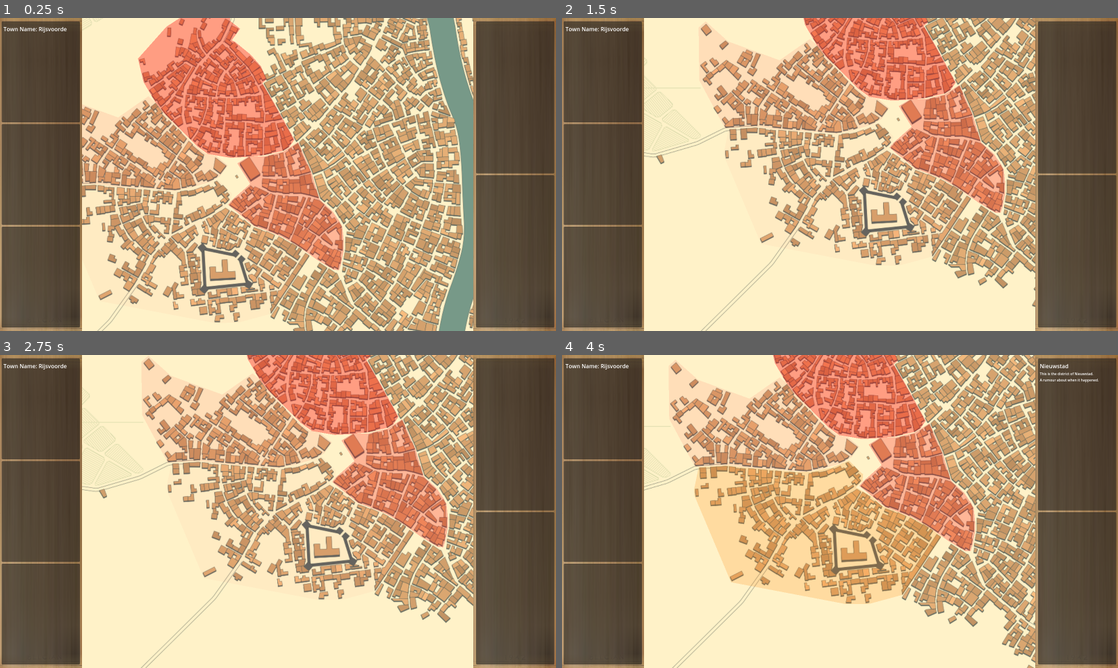
Above: before the commit, frames 1-4 (two rows, left to right).
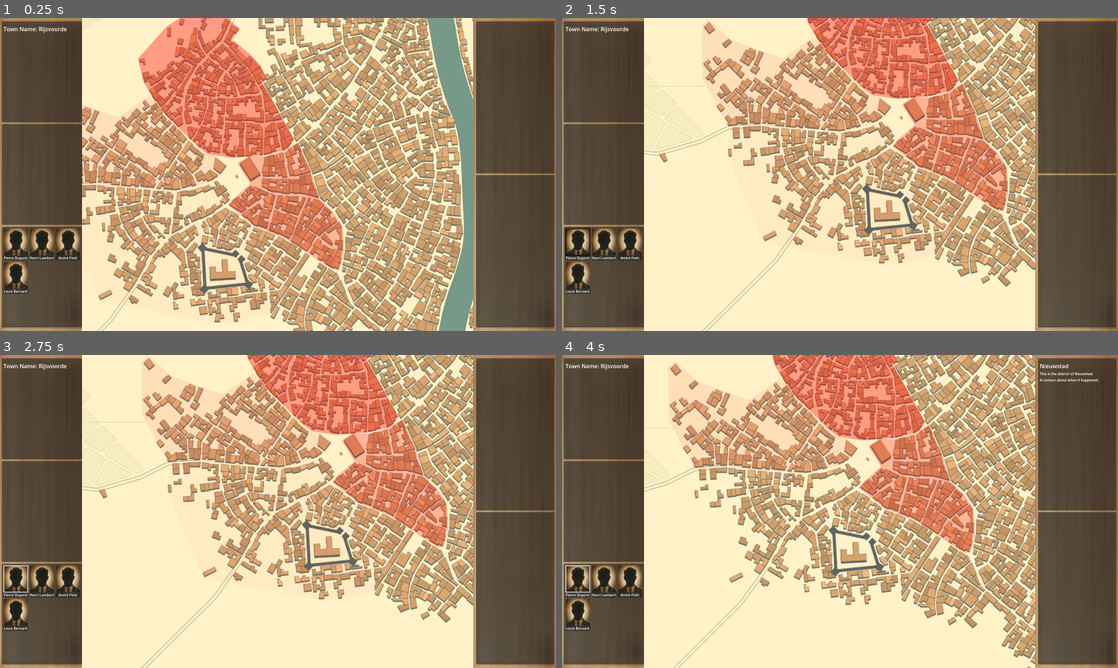
Above: after the commit, the same moments.

Repository: Stormwind-Gaming/stw-gogj-24
Game: Godot game, scene res://scenes/map.tscn
The game is run twice, just before and just after one commit, with the same random seed, the same clock (stepped at 60 frames per second) and the same inputs.
Inputs (mouse positions are in pixels of both pictures, inside the frame that each line leads up to):
- Up to frame 1 (0.25 s): no input
- Up to frame 2 (1.5 s): click (578, 243) at 0.52 s; click (578, 243) at 1.27 s
- Up to frame 3 (2.75 s): click (16, 580) at 2.02 s
- Up to frame 4 (4 s): move the mouse to (962, 495) at 2.77 s; click (962, 495) at 2.92 s; move the mouse to (728, 527) at 3.52 s; click (728, 527) at 3.67 s

The runs differ from the first frame. In frame 1, 1.9% of the frame differs, in the area x 0-15%, y 1-99%; in frame 2, 28%; in frame 3, 1.9%; in frame 4, 30%, in the area x 0-86%, y 0-100%.

Commit message:
feat: improved camera movement feat: agent selection boxes feat: better district selection logic feat: PoI selection logic

Diff:
--- a/scenes/districts/district_c.tscn
+++ b/scenes/districts/district_c.tscn
@@ -1,8 +1,9 @@
-[gd_scene load_steps=4 format=3 uid="uid://cdhfja2nolmpl"]
+[gd_scene load_steps=5 format=3 uid="uid://cdhfja2nolmpl"]
 
 [ext_resource type="Script" path="res://scripts/district.gd" id="1_segdj"]
 [ext_resource type="Texture2D" uid="uid://cuyfkmlgcpdhb" path="res://assets/city.svg" id="2_gyqnt"]
 [ext_resource type="PackedScene" uid="uid://bue8o2mrnetun" path="res://scenes/pois/poi_static.tscn" id="3_bhahb"]
+[ext_resource type="PackedScene" uid="uid://b8whiyhmyjogs" path="res://scenes/pois/poi_variable.tscn" id="4_ouxf6"]
 
 [node name="District_C" type="Area2D"]
 script = ExtResource("1_segdj")
@@ -22,12 +23,28 @@
 position = Vector2(841, 545)
 
 [node name="pois" type="Node2D" parent="."]
-visible = false
 
 [node name="Poi_Static" parent="pois" instance=ExtResource("3_bhahb")]
-position = Vector2(745, 498)
 poi_static_name = "Cathedral"
 poi_static_description = "This is the PoI of the Cathedral"
+
+[node name="CollisionPolygon2D" type="CollisionPolygon2D" parent="pois/Poi_Static"]
+polygon = PackedVector2Array(691, 417, 717, 400, 748, 447, 722, 465)
+
+[node name="Poi_Variable" parent="pois" instance=ExtResource("4_ouxf6")]
+
+[node name="CollisionPolygon2D" type="CollisionPolygon2D" parent="pois/Poi_Variable"]
+polygon = PackedVector2Array(759, 424, 775, 424, 774, 398, 761, 401)
+
+[node name="Poi_Variable2" parent="pois" instance=ExtResource("4_ouxf6")]
+
+[node name="CollisionPolygon2D" type="CollisionPolygon2D" parent="pois/Poi_Variable2"]
+polygon = PackedVector2Array(775, 424, 790, 424, 788, 394, 774, 397)
+
+[node name="Poi_Variable3" parent="pois" instance=ExtResource("4_ouxf6")]
+
+[node name="CollisionPolygon2D" type="CollisionPolygon2D" parent="pois/Poi_Variable3"]
+polygon = PackedVector2Array(770, 490, 754, 483, 756, 462, 776, 462)
 
 [connection signal="input_event" from="." to="." method="_on_input_event"]
 [connection signal="mouse_entered" from="." to="." method="_on_mouse_entered"]
--- a/scenes/districts/district_cw.tscn
+++ b/scenes/districts/district_cw.tscn
@@ -1,8 +1,7 @@
-[gd_scene load_steps=4 format=3 uid="uid://dpqgqrfoqchlu"]
+[gd_scene load_steps=3 format=3 uid="uid://dpqgqrfoqchlu"]
 
 [ext_resource type="Script" path="res://scripts/district.gd" id="1_0s8ny"]
 [ext_resource type="Texture2D" uid="uid://cuyfkmlgcpdhb" path="res://assets/city.svg" id="2_yncyt"]
-[ext_resource type="PackedScene" uid="uid://bue8o2mrnetun" path="res://scenes/pois/poi_static.tscn" id="3_qy0x6"]
 
 [node name="District_CW" type="Area2D"]
 script = ExtResource("1_0s8ny")
@@ -24,11 +23,6 @@
 [node name="pois" type="Node2D" parent="."]
 visible = false
 
-[node name="Poi_Static" parent="pois" instance=ExtResource("3_qy0x6")]
-position = Vector2(745, 498)
-poi_static_name = "Cathedral"
-poi_static_description = "This is the PoI of the Cathedral"
-
 [connection signal="input_event" from="." to="." method="_on_input_event"]
 [connection signal="mouse_entered" from="." to="." method="_on_mouse_entered"]
 [connection signal="mouse_exited" from="." to="." method="_on_mouse_exited"]
--- a/scenes/districts/district_n.tscn
+++ b/scenes/districts/district_n.tscn
@@ -1,8 +1,7 @@
-[gd_scene load_steps=4 format=3 uid="uid://b1vvls3nbthm6"]
+[gd_scene load_steps=3 format=3 uid="uid://b1vvls3nbthm6"]
 
 [ext_resource type="Script" path="res://scripts/district.gd" id="1_epqjp"]
 [ext_resource type="Texture2D" uid="uid://cuyfkmlgcpdhb" path="res://assets/city.svg" id="2_3kiu6"]
-[ext_resource type="PackedScene" uid="uid://bue8o2mrnetun" path="res://scenes/pois/poi_static.tscn" id="3_q2x2d"]
 
 [node name="District_N" type="Area2D"]
 script = ExtResource("1_epqjp")
@@ -24,11 +23,6 @@
 [node name="pois" type="Node2D" parent="."]
 visible = false
 
-[node name="Poi_Static" parent="pois" instance=ExtResource("3_q2x2d")]
-position = Vector2(745, 498)
-poi_static_name = "Cathedral"
-poi_static_description = "This is the PoI of the Cathedral"
-
 [connection signal="input_event" from="." to="." method="_on_input_event"]
 [connection signal="mouse_entered" from="." to="." method="_on_mouse_entered"]
 [connection signal="mouse_exited" from="." to="." method="_on_mouse_exited"]
--- a/scenes/districts/district_sw.tscn
+++ b/scenes/districts/district_sw.tscn
@@ -1,8 +1,7 @@
-[gd_scene load_steps=4 format=3 uid="uid://bnshi2p8ra26w"]
+[gd_scene load_steps=3 format=3 uid="uid://bnshi2p8ra26w"]
 
 [ext_resource type="Script" path="res://scripts/district.gd" id="1_cj7mk"]
 [ext_resource type="Texture2D" uid="uid://cuyfkmlgcpdhb" path="res://assets/city.svg" id="2_e87vd"]
-[ext_resource type="PackedScene" uid="uid://bue8o2mrnetun" path="res://scenes/pois/poi_static.tscn" id="3_i5b2o"]
 
 [node name="District_SW" type="Area2D"]
 script = ExtResource("1_cj7mk")
@@ -24,11 +23,6 @@
 [node name="pois" type="Node2D" parent="."]
 visible = false
 
-[node name="Poi_Static" parent="pois" instance=ExtResource("3_i5b2o")]
-position = Vector2(745, 498)
-poi_static_name = "Cathedral"
-poi_static_description = "This is the PoI of the Cathedral"
-
 [connection signal="input_event" from="." to="." method="_on_input_event"]
 [connection signal="mouse_entered" from="." to="." method="_on_mouse_entered"]
 [connection signal="mouse_exited" from="." to="." method="_on_mouse_exited"]
--- a/scenes/gui/agent_card.tscn
+++ b/scenes/gui/agent_card.tscn
@@ -1,57 +1,53 @@
-[gd_scene load_steps=2 format=3 uid="uid://f8r2x5qewklh"]
+[gd_scene load_steps=5 format=3 uid="uid://f8r2x5qewklh"]
 
-[ext_resource type="Texture2D" uid="uid://0c5fio417yyg" path="res://assets/agent_profile.png" id="1_ubuht"]
+[ext_resource type="Script" path="res://scripts/gui/agent_card.gd" id="1_dtlic"]
+[ext_resource type="Texture2D" uid="uid://r8gpng3t2o2n" path="res://assets/agent_profile_71_w.png" id="3_cbmfa"]
+[ext_resource type="Texture2D" uid="uid://vmb13yddjaj5" path="res://assets/agent_profile_71.png" id="4_eqpp8"]
+[ext_resource type="Texture2D" uid="uid://luajg7d1mys0" path="res://assets/agent_profile_71_b.png" id="4_n0xgr"]
 
-[node name="AgentCard" type="Control"]
-layout_mode = 3
-anchors_preset = 0
-
-[node name="PanelContainer" type="PanelContainer" parent="."]
-layout_mode = 1
+[node name="AgentCard" type="PanelContainer"]
 anchors_preset = 8
 anchor_left = 0.5
 anchor_top = 0.5
 anchor_right = 0.5
 anchor_bottom = 0.5
-offset_left = -114.5
-offset_top = -125.0
-offset_right = 114.5
-offset_bottom = 125.0
+offset_left = -25.0
+offset_top = -27.5
+offset_right = 25.0
+offset_bottom = 27.5
 grow_horizontal = 2
 grow_vertical = 2
+size_flags_horizontal = 3
+script = ExtResource("1_dtlic")
 
-[node name="MarginContainer" type="MarginContainer" parent="PanelContainer"]
-layout_mode = 2
-size_flags_horizontal = 4
-size_flags_vertical = 4
-theme_override_constants/margin_left = 5
-theme_override_constants/margin_top = 5
-theme_override_constants/margin_right = 5
-theme_override_constants/margin_bottom = 5
-
-[node name="VBoxContainer" type="VBoxContainer" parent="PanelContainer/MarginContainer"]
+[node name="MarginContainer" type="MarginContainer" parent="."]
 layout_mode = 2
 
-[node name="TextureRect" type="TextureRect" parent="PanelContainer/MarginContainer/VBoxContainer"]
+[node name="VBoxContainer" type="VBoxContainer" parent="MarginContainer"]
 layout_mode = 2
-texture = ExtResource("1_ubuht")
+theme_override_constants/separation = 0
 
-[node name="HSeparator" type="HSeparator" parent="PanelContainer/MarginContainer/VBoxContainer"]
+[node name="TextureButton" type="TextureButton" parent="MarginContainer/VBoxContainer"]
 layout_mode = 2
+toggle_mode = true
+texture_normal = ExtResource("4_eqpp8")
+texture_pressed = ExtResource("3_cbmfa")
+texture_hover = ExtResource("4_n0xgr")
+texture_disabled = ExtResource("4_eqpp8")
+stretch_mode = 5
 
-[node name="Label" type="Label" parent="PanelContainer/MarginContainer/VBoxContainer"]
+[node name="TextureRect" type="TextureRect" parent="MarginContainer/VBoxContainer"]
+visible = false
 layout_mode = 2
-text = "Name"
+size_flags_vertical = 3
+texture = ExtResource("4_eqpp8")
+expand_mode = 5
+stretch_mode = 5
 
-[node name="Label2" type="Label" parent="PanelContainer/MarginContainer/VBoxContainer"]
+[node name="Label" type="Label" parent="MarginContainer/VBoxContainer"]
+custom_minimum_size = Vector2(10, 10)
 layout_mode = 2
-text = "Age"
-
-[node name="Label3" type="Label" parent="PanelContainer/MarginContainer/VBoxContainer"]
-layout_mode = 2
-text = "Assignment"
-
-[node name="Label4" type="Label" parent="PanelContainer/MarginContainer/VBoxContainer"]
-layout_mode = 2
-text = "Blah
-"
+theme_override_font_sizes/font_size = 10
+text = "<Name>"
+horizontal_alignment = 1
+autowrap_mode = 2
--- a/scenes/gui/map_panel_left.tscn
+++ b/scenes/gui/map_panel_left.tscn
@@ -56,3 +56,14 @@
 layout_mode = 2
 size_flags_horizontal = 3
 size_flags_vertical = 3
+
+[node name="MarginContainer" type="MarginContainer" parent="MarginContainer/LeftVBoxContainer/PanelContainer2"]
+layout_mode = 2
+theme_override_constants/margin_left = 5
+theme_override_constants/margin_top = 5
+theme_override_constants/margin_right = 5
+theme_override_constants/margin_bottom = 5
+
+[node name="GridContainer" type="GridContainer" parent="MarginContainer/LeftVBoxContainer/PanelContainer2/MarginContainer"]
+layout_mode = 2
+columns = 3
--- a/scenes/map.tscn
+++ b/scenes/map.tscn
@@ -2,24 +2,20 @@
 
 [ext_resource type="Script" path="res://scripts/map.gd" id="1_ppup2"]
 [ext_resource type="Texture2D" uid="uid://cuyfkmlgcpdhb" path="res://assets/city.svg" id="2_b3fwo"]
-[ext_resource type="Script" path="res://scripts/map_background.gd" id="3_p1mv1"]
 [ext_resource type="Texture2D" uid="uid://cymt3ntm6bmk0" path="res://assets/map_panels.png" id="4_k5atg"]
 [ext_resource type="PackedScene" uid="uid://bx5tric4sp02h" path="res://scenes/gui/map_panel_left.tscn" id="4_yt3a5"]
 [ext_resource type="PackedScene" uid="uid://krwk7aduwjom" path="res://scenes/gui/map_panel_right.tscn" id="5_dgovt"]
-[ext_resource type="PackedScene" path="res://scenes/districts/district_n.tscn" id="5_ony1k"]
-[ext_resource type="PackedScene" path="res://scenes/districts/district_c.tscn" id="6_5acc7"]
+[ext_resource type="PackedScene" uid="uid://b1vvls3nbthm6" path="res://scenes/districts/district_n.tscn" id="5_ony1k"]
+[ext_resource type="PackedScene" uid="uid://cdhfja2nolmpl" path="res://scenes/districts/district_c.tscn" id="6_5acc7"]
 [ext_resource type="PackedScene" uid="uid://bnshi2p8ra26w" path="res://scenes/districts/district_sw.tscn" id="7_dde3t"]
-[ext_resource type="PackedScene" path="res://scenes/districts/district_cw.tscn" id="9_jaoy6"]
+[ext_resource type="Script" path="res://scripts/camera.gd" id="7_f0cgf"]
+[ext_resource type="PackedScene" uid="uid://dpqgqrfoqchlu" path="res://scenes/districts/district_cw.tscn" id="9_jaoy6"]
 
-[node name="Map" type="Node2D" node_paths=PackedStringArray("district_N", "district_C_W", "district_C", "district_S_W")]
+[node name="Map" type="Node2D" node_paths=PackedStringArray("districts")]
 script = ExtResource("1_ppup2")
-district_N = NodePath("Node2D/Districts/District_N")
-district_C_W = NodePath("Node2D/Districts/District_CW")
-district_C = NodePath("Node2D/Districts/District_C")
-district_S_W = NodePath("Node2D/Districts/District_SW")
+districts = [NodePath("Node2D/Districts/District_CW"), NodePath("Node2D/Districts/District_N"), NodePath("Node2D/Districts/District_C"), NodePath("Node2D/Districts/District_SW")]
 
 [node name="Node2D" type="Node2D" parent="."]
-script = ExtResource("3_p1mv1")
 
 [node name="map_background" type="Sprite2D" parent="Node2D"]
 position = Vector2(800, 450)
@@ -36,11 +32,17 @@
 
 [node name="District_SW" parent="Node2D/Districts" instance=ExtResource("7_dde3t")]
 
-[node name="map_panels" type="Sprite2D" parent="."]
+[node name="Camera2D" type="Camera2D" parent="."]
+anchor_mode = 0
+position_smoothing_enabled = true
+position_smoothing_speed = 4.0
+script = ExtResource("7_f0cgf")
+
+[node name="CanvasLayer" type="CanvasLayer" parent="."]
+
+[node name="map_panels" type="Sprite2D" parent="CanvasLayer"]
 texture = ExtResource("4_k5atg")
 centered = false
-
-[node name="CanvasLayer" type="CanvasLayer" parent="."]
 
 [node name="Map_Panel_Left" parent="CanvasLayer" instance=ExtResource("4_yt3a5")]
 
--- a/scenes/pois/poi_static.tscn
+++ b/scenes/pois/poi_static.tscn
@@ -1,21 +1,19 @@
-[gd_scene load_steps=4 format=3 uid="uid://bue8o2mrnetun"]
+[gd_scene load_steps=3 format=3 uid="uid://bue8o2mrnetun"]
 
 [ext_resource type="Script" path="res://scripts/pois/poi_static.gd" id="1_okdc4"]
 [ext_resource type="Texture2D" uid="uid://dniextr4kn1uv" path="res://assets/PoI.png" id="2_lxyk4"]
-
-[sub_resource type="CircleShape2D" id="CircleShape2D_u01j8"]
-radius = 20.2237
 
 [node name="Poi_Static" type="Area2D"]
 top_level = true
 script = ExtResource("1_okdc4")
 
 [node name="Sprite2D" type="Sprite2D" parent="."]
+visible = false
 scale = Vector2(0.3, 0.3)
 texture = ExtResource("2_lxyk4")
 
-[node name="CollisionShape2D" type="CollisionShape2D" parent="."]
-shape = SubResource("CircleShape2D_u01j8")
+[node name="Polygon2D" type="Polygon2D" parent="."]
+top_level = true
 
 [connection signal="mouse_entered" from="." to="." method="_on_mouse_entered"]
 [connection signal="mouse_exited" from="." to="." method="_on_mouse_exited"]
--- a/scenes/pois/poi_variable.tscn
+++ b/scenes/pois/poi_variable.tscn
@@ -1,20 +1,19 @@
-[gd_scene load_steps=4 format=3 uid="uid://b8whiyhmyjogs"]
+[gd_scene load_steps=3 format=3 uid="uid://b8whiyhmyjogs"]
 
-[ext_resource type="Script" path="res://scripts/poi.gd" id="1_dl23m"]
+[ext_resource type="Script" path="res://scripts/pois/poi.gd" id="1_dl23m"]
 [ext_resource type="Texture2D" uid="uid://dniextr4kn1uv" path="res://assets/PoI.png" id="2_20hx0"]
 
-[sub_resource type="CircleShape2D" id="CircleShape2D_u01j8"]
-radius = 20.2237
-
-[node name="Poi" type="Area2D"]
+[node name="Poi_Variable" type="Area2D"]
+top_level = true
 script = ExtResource("1_dl23m")
 
 [node name="Sprite2D" type="Sprite2D" parent="."]
+visible = false
 scale = Vector2(0.3, 0.3)
 texture = ExtResource("2_20hx0")
 
-[node name="CollisionShape2D" type="CollisionShape2D" parent="."]
-shape = SubResource("CircleShape2D_u01j8")
+[node name="Polygon2D" type="Polygon2D" parent="."]
+top_level = true
 
 [connection signal="mouse_entered" from="." to="." method="_on_mouse_entered"]
 [connection signal="mouse_exited" from="." to="." method="_on_mouse_exited"]
--- a/scripts/map_background.gd
+++ b/scripts/camera.gd
@@ -1,10 +1,9 @@
 extends Node2D
 
-@export var parallax_strength_x: float = -400.0  # Strength of the parallax effect in the x direction
-@export var parallax_strength_y: float = -400.0  # Strength of the parallax effect in the y direction
+@export var parallax_strength_x: float = 400.0  # Strength of the parallax effect in the x direction
+@export var parallax_strength_y: float = 400.0  # Strength of the parallax effect in the y direction
 @export var max_offset_x: float = 300.0  # Maximum distance the image can move horizontally
 @export var max_offset_y: float = 300.0  # Maximum distance the image can move vertically
-@export var lerp_speed: float = 3.0  # Smoothing speed for the lerp
 
 var enabled: bool = true
 
@@ -36,5 +35,11 @@
 		target_position.y = initial_position.y + target_y
 
 		# Smoothly move the position towards the target position using lerp
-		position.x = lerp(position.x, target_position.x, lerp_speed * delta)
-		position.y = lerp(position.y, target_position.y, lerp_speed * delta)
+		position.x = target_position.x
+		position.y = target_position.y
+		# position.x = lerp(position.x, target_position.x, lerp_speed * delta)
+		# position.y = lerp(position.y, target_position.y, lerp_speed * delta)
+	else:
+		var point_to_focus_on = get_parent().district_focused.get_district_centerpoint() - Vector2(800, 450)
+		if self.position.distance_to(point_to_focus_on) > 1:
+			position = point_to_focus_on
--- a/scripts/characters/character.gd
+++ b/scripts/characters/character.gd
@@ -5,9 +5,14 @@
 var first_name: String
 var last_name: String
 
+var sympathy: float = 50 # 0-100
+
 func _init(first_name: String, last_name: String):
 
 	self.first_name = first_name
 	self.last_name = last_name
 
-	GlobalRegistry.register_object('characters', self.first_name + ' ' + self.last_name, self)
+	GlobalRegistry.register_object(GlobalRegistry.Registry_Category.CHARACTER, self, self.first_name + ' ' + self.last_name)
+
+func get_full_name() -> String:
+	return first_name + ' ' + last_name
--- a/scripts/characters/character_factory.gd
+++ b/scripts/characters/character_factory.gd
@@ -1,5 +1,4 @@
 extends Object
-
 class_name CharacterFactory
 
 static func generate_random_name() -> Dictionary:
--- a/scripts/district.gd
+++ b/scripts/district.gd
@@ -10,7 +10,7 @@
 var pois: Array[PointOfInterest] = []
 
 # Colors for normal and highlight states
-var normal_color = Color(0, 0, 0, 0) # No color
+var no_color = Color(0, 0, 0, 0) # No color
 var highlight_color = Color(1, 0.5, 0, 0.2) # Orange color
 # Red color for heat
 var heat_color = Color(1, 0, 0, 0.0)
@@ -39,6 +39,7 @@
 	for poi in pois:
 		poi.connect("poi_hovered", _on_poi_hovered)
 		poi.connect("poi_unhovered", _on_poi_unhovered)
+		poi.setup_poi()
 
 #region District
 
@@ -68,6 +69,8 @@
 func remove_highlight_color() -> void:
 	$Polygon2D.color = heat_color
 
+func set_focus_color() -> void:
+	$Polygon2D.color = no_color
 #endregion District
 
 #region POIs
--- a/scripts/global_registry.gd
+++ b/scripts/global_registry.gd
@@ -42,27 +42,34 @@
 	GlobalRegistry.unregister_object("characters", character_name)
 """
 
+enum Registry_Category {
+	CHARACTER,
+	DISTRICT,
+	POI,
+	INTEL,
+}
+
 var registered_objects = {}
 
-func register_object(category: String, obj: Object, name = null) -> String:
+func register_object(category: Registry_Category, obj: Object, object_name = null) -> String:
 	if category not in registered_objects:
 		registered_objects[category] = {}
 
 	# Generate a random name if not provided
-	if name == null:
-		name = str(randf_range(0, 1000000))  # Generates a random number as a name
-	registered_objects[category][name] = obj
+	if object_name == null:
+		object_name = str(randi())  # Generates a random number as a name
+	registered_objects[category][object_name] = obj
 
-	return name
+	return object_name
 
-func get_object(category: String, name: String) -> Object:
-	return registered_objects.get(category, {}).get(name, null)
+func get_object(category: Registry_Category, object_name: String) -> Object:
+	return registered_objects.get(category, {}).get(object_name, null)
 
-func get_all_objects(category: String) -> Dictionary:
+func get_all_objects(category: Registry_Category) -> Dictionary:
 	return registered_objects.get(category, {})
 
-func unregister_object(category: String, name: String) -> void:
+func unregister_object(category: Registry_Category, object_name: String) -> void:
 	if category in registered_objects:
-		registered_objects[category].erase(name)
+		registered_objects[category].erase(object_name)
 		if registered_objects[category].empty():
 			registered_objects.erase(category)
--- a/scripts/globals.gd
+++ b/scripts/globals.gd
@@ -1,4 +1,6 @@
 extends Node
+
+var agent_card_scene = preload("res://scenes/gui/agent_card.tscn")
 
 var load_csvs = {
 	"town_names": "res://data/town_names.csv",
--- /dev/null
+++ b/scripts/gui/agent_card.gd
@@ -0,0 +1,7 @@
+extends PanelContainer
+
+var character_id: String
+var character_name: String
+
+func _ready():
+	$MarginContainer/VBoxContainer/Label.text = character_name
--- a/scripts/gui/map_panel_left.gd
+++ b/scripts/gui/map_panel_left.gd
@@ -2,3 +2,11 @@
 
 func set_town_name(town_name) -> void:
 	$MarginContainer/LeftVBoxContainer/PanelContainer/MarginContainer/VBoxContainer/TownName.text = "Town Name: " + town_name
+
+func add_character_card(character_id: String) -> void:
+	# get character from store
+	var local_character = GlobalRegistry.get_object(GlobalRegistry.Registry_Category.CHARACTER, character_id)
+	var agent_card = Globals.agent_card_scene.instantiate()
+	agent_card.character_id = character_id
+	agent_card.character_name = local_character.get_full_name()
+	$MarginContainer/LeftVBoxContainer/PanelContainer2/MarginContainer/GridContainer.add_child(agent_card)
--- a/scripts/intel/intel.gd
+++ b/scripts/intel/intel.gd
@@ -14,7 +14,7 @@
 	self.type = type
 	self.description = description
 
-	GlobalRegistry.register_object('intel', self)
+	GlobalRegistry.register_object(GlobalRegistry.Registry_Category.INTEL, self)
 
 
 func gather():
--- a/scripts/map.gd
+++ b/scripts/map.gd
@@ -3,10 +3,7 @@
 
 var town_name = ""
 
-@export var district_N: District
-@export var district_C_W: District
-@export var district_C: District
-@export var district_S_W: District
+@export var districts: Array[District] = []
 
 var district_focused: District = null
 
@@ -14,19 +11,14 @@
 	town_name = Globals.town_names[randi() % Globals.town_names.size()]
 	$CanvasLayer/Map_Panel_Left.set_town_name(town_name)
 
-	# set the district details
-	_set_district_details(district_N)
-	_set_district_details(district_C)
-	_set_district_details(district_C_W)
-	_set_district_details(district_S_W)
+	# _set_district_details on all districts
+	for district in districts:
+		_set_district_details(district)
 
-func _process(delta: float) -> void:
-	if district_focused != null:
-		var point_to_focus_on = Vector2(800, 450) - district_focused.get_district_centerpoint()
-		if $Node2D.position.distance_to(point_to_focus_on) > 1:
-			# Smoothly move the position towards the target position using lerp
-			$Node2D.position.x = lerp($Node2D.position.x, point_to_focus_on.x, 4 * delta)
-			$Node2D.position.y = lerp($Node2D.position.y, point_to_focus_on.y, 4 * delta)
+	# add 4 characters
+	for i in range(4):
+		var character = GlobalRegistry.register_object(GlobalRegistry.Registry_Category.CHARACTER, CharacterFactory.create_character())
+		$CanvasLayer/Map_Panel_Left.add_character_card(character)
 
 #region Districts
 
@@ -37,7 +29,7 @@
 	var district_description = "This is the district of " + district_name + "."
 
 	# Generate a random rumour
-	var rumour:Intel = IntelFactory.create_rumour(25,25,25,25)
+	var rumour: Intel = IntelFactory.create_rumour(25,25,25,25)
 
 	district.set_district_details(district_name, district_description, rumour.description)
 
@@ -53,18 +45,25 @@
 		district.set_highlight_color()
 
 func _on_district_unhovered(district: District) -> void:
+	# remove highlight color if not focused
 	if district_focused == null:
 		district.remove_highlight_color()
 
 func _on_district_clicked(district: District) -> void:
 	if district_focused != null:
 		district_focused = null
-		$Node2D.enabled = true
+		$Camera2D.enabled = true
+		district.set_highlight_color()
+
 		return
 
-	$Node2D.enabled = false
+	for d in districts:
+		d.remove_highlight_color()
+
+	district.set_focus_color()
+
+	$Camera2D.enabled = false
 	district_focused = district
-
 
 func _on_poi_hovered(poi: PointOfInterest) -> void:
 	$CanvasLayer/Map_Panel_Right.set_poi_details(poi)
--- a/scripts/pois/poi.gd
+++ b/scripts/pois/poi.gd
@@ -5,14 +5,16 @@
 var poi_description: String = ""
 
 # Variables for scale animation
-var normal_scale = Vector2(0.3, 0.3)
-var hover_scale = Vector2(0.4, 0.4)  # Slightly larger scale
+var no_color = Color(0, 0, 0, 0) # No color
+var highlight_color = Color(1, 1, 1, 0.5) # Orange color
 
 signal poi_hovered
 signal poi_unhovered
 
-func _ready():
-	$Sprite2D.scale = normal_scale
+func setup_poi():
+	$Polygon2D.position = self.get_global_position()
+	$Polygon2D.polygon = $CollisionPolygon2D.polygon
+	$Polygon2D.color = no_color
 
 func set_poi_details(poi_name_arg: String, poi_description_arg: String) -> void:
 	poi_name = poi_name_arg
@@ -20,10 +22,15 @@
 
 # Function to expand on mouse hover
 func _on_mouse_entered():
-	$Sprite2D.scale = hover_scale
+	# check if parent is focused
+	# get parent of parent i.e. the root District
+	var district = get_parent().get_parent()
+	if get_tree().get_root().get_node('Map').district_focused != district:
+		return
+	$Polygon2D.color = highlight_color
 	emit_signal("poi_hovered", self)
 
 # Function to return to normal size on mouse exit
 func _on_mouse_exited():
-	$Sprite2D.scale = normal_scale
+	$Polygon2D.color = no_color
 	emit_signal("poi_unhovered")
Binary file added: assets/agent_profile_100.png
Not shown, added: assets/agent_profile_100.png.import
Binary file added: assets/agent_profile_50.png
Not shown, added: assets/agent_profile_50.png.import
Binary file added: assets/agent_profile_71.png
Not shown, added: assets/agent_profile_71.png.import
Binary file added: assets/agent_profile_71_b.png
Not shown, added: assets/agent_profile_71_b.png.import
Binary file added: assets/agent_profile_71_w.png
Not shown, added: assets/agent_profile_71_w.png.import
